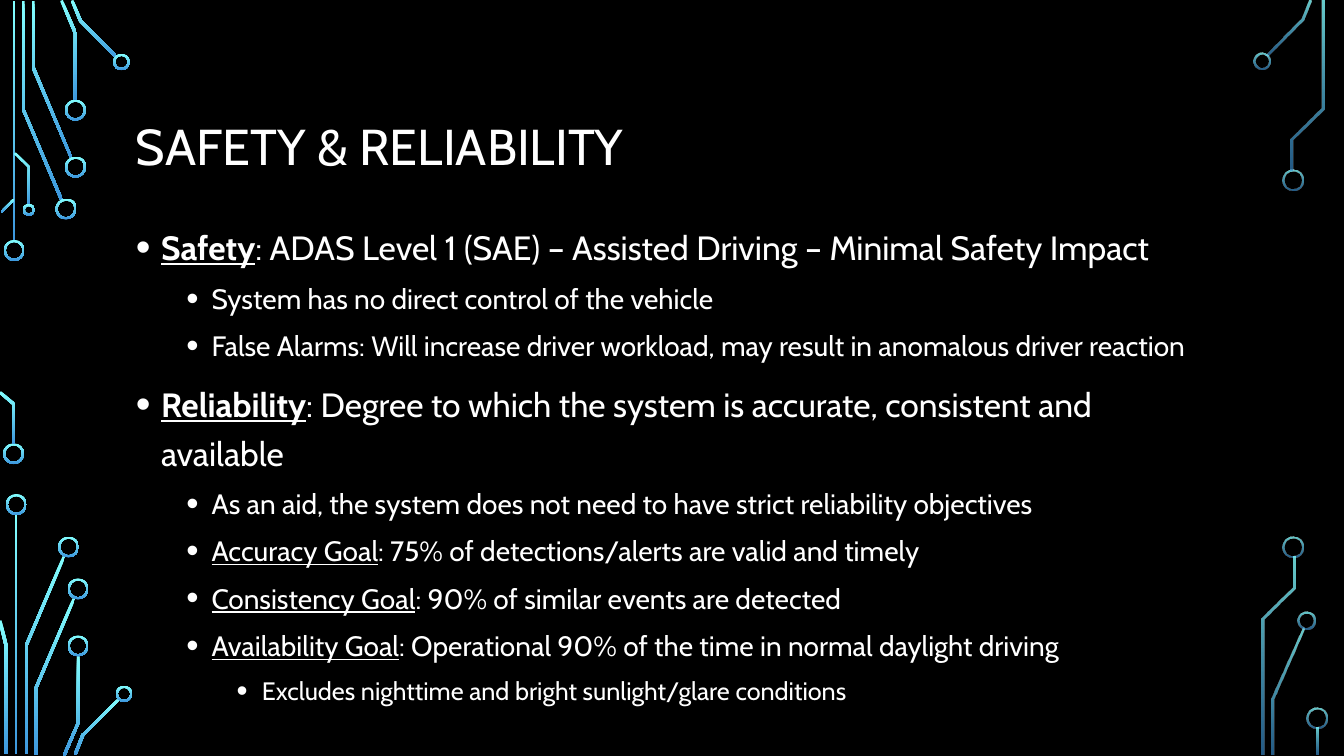
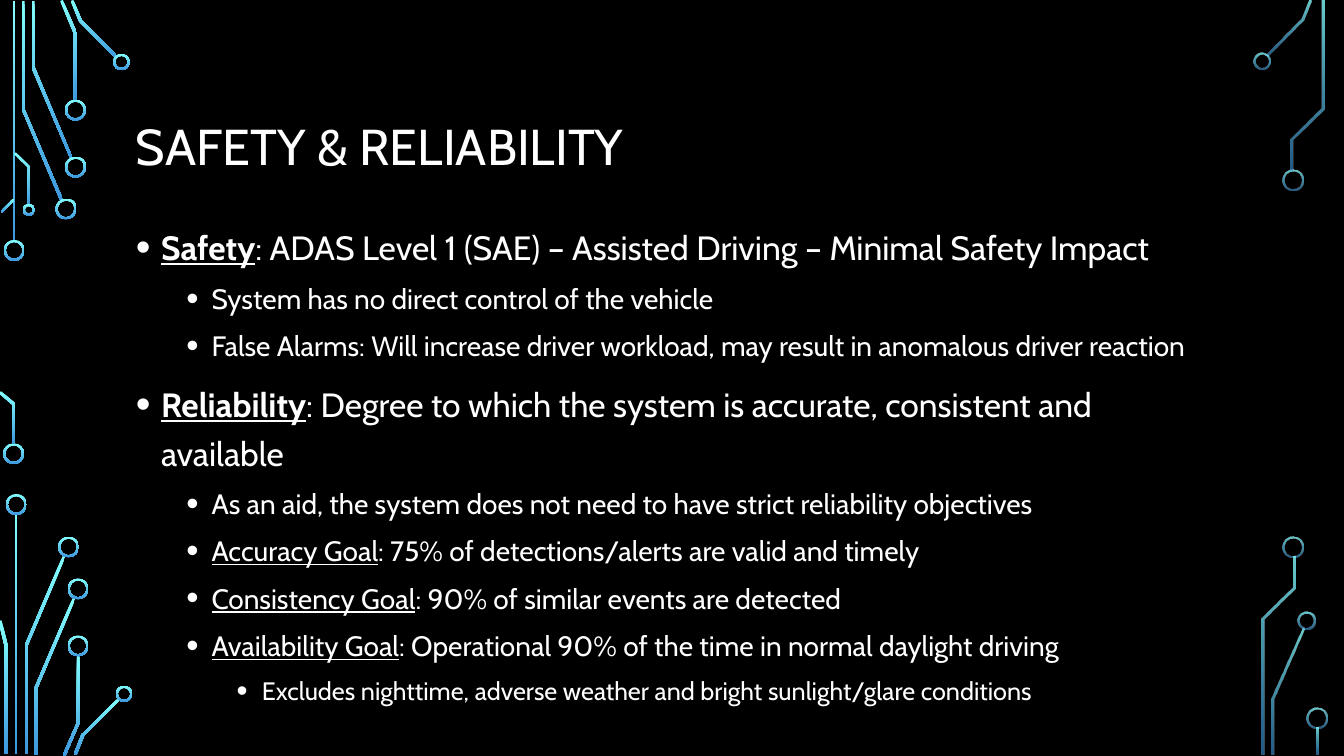
Before and after one commit to Scarabyte/SSW690-Project, a slide deck: slide 8 of docs/Presentations/Computer Vision Driving Aids Project Overview.pptx. Drawn at 1344x756 pixels with LibreOffice and Linux fonts; fonts in the diff are those of the drawing; background and template pictures are left out. Boxes give left, top, right and bottom in pixels: in the first picture for what was removed or moved away, otherwise in the second. Text is boxed around its words. In the diff, an @@ line names an element or a change of style, - is before the commit and + after.

```diff
--- a/docs/Presentations/Computer Vision Driving Aids Project Overview.pptx
+++ b/docs/Presentations/Computer Vision Driving Aids Project Overview.pptx
@@ text at box(262, 681, 1032, 706): text changed @@
-    • Excludes nighttime and bright sunlight/glare conditions
+    • Excludes nighttime, adverse weather and bright sunlight/glare conditions
```
Also in this commit, not shown: 7 other slides changed.
